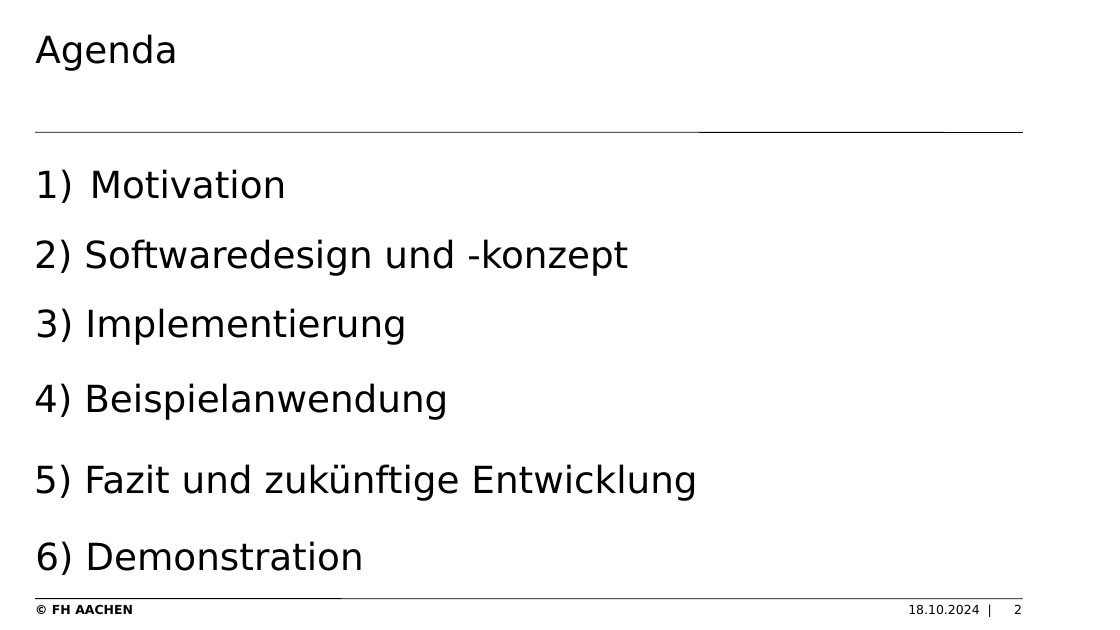
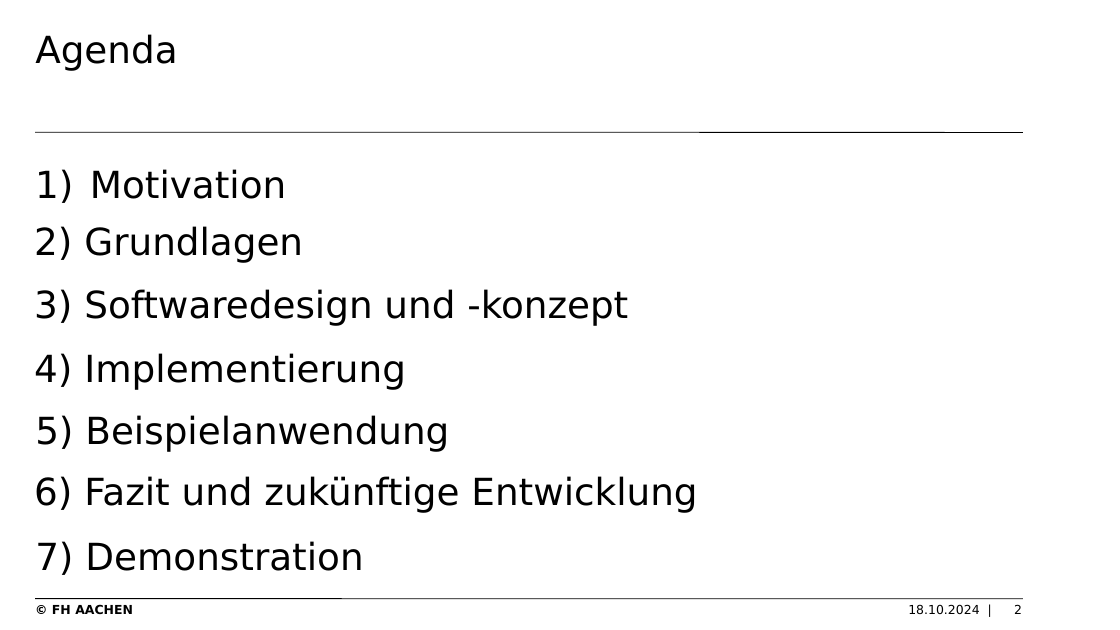
Before and after one commit to levithas/Bachelorprojekt, a slide deck: slide 2 of Dokumentation/Präsentation.pptx. Drawn at 1120x630 pixels with LibreOffice and Linux fonts; fonts in the diff are those of the drawing; background and template pictures are left out. Boxes give left, top, right and bottom in pixels: in the first picture for what was removed or moved away, otherwise in the second. Text is boxed around its words. In the diff, an @@ line names an element or a change of style, - is before the commit and + after.

```diff
--- a/Dokumentation/Präsentation.pptx
+++ b/Dokumentation/Präsentation.pptx
@@ text added at [34, 226, 303, 263], 24 pt, text #000000 @@
+2) Grundlagen
@@ text at [34, 289, 628, 326]: text changed @@
-2) Softwaredesign und -konzept
+3) Softwaredesign und -konzept
@@ text at [34, 353, 406, 390]: text changed @@
-3) Implementierung
+4) Implementierung
@@ text at [35, 415, 449, 452]: text changed @@
-4) Beispielanwendung
+5) Beispielanwendung
@@ text at [34, 476, 697, 513]: text changed @@
-5) Fazit und zukünftige Entwicklung
+6) Fazit und zukünftige Entwicklung
@@ text at [35, 541, 363, 575]: text changed @@
-6) Demonstration
+7) Demonstration
```
Also in this commit, not shown: 22 other slides changed.
